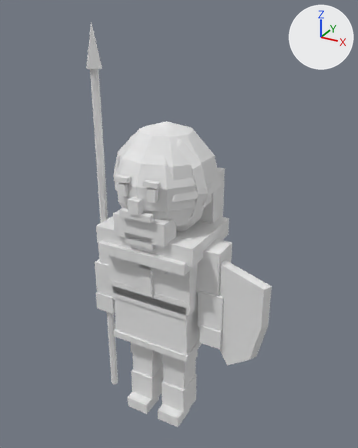
Two versions of the Blender file art_source/blender/units/blend/britons/spearman_a1.blend, one commit apart.
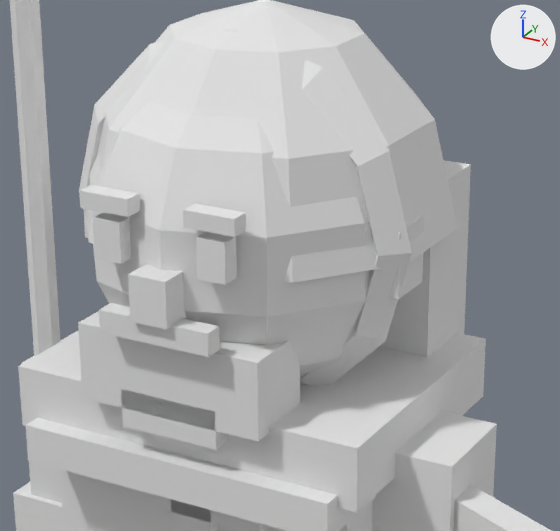
Old and new are each drawn whole from a camera (50 mm lens) standing at (1.27, -2.11, 2.31) and looking at (0.08, 0.05, 1.23) and again close up on the part from 25% to 70% of the width and 27% to 61% of the height. Arrows for +X, +Y and +Z are at upper right; the lights stay in place. The last two pictures show the newer version.

The first close-up shows 'Body'.
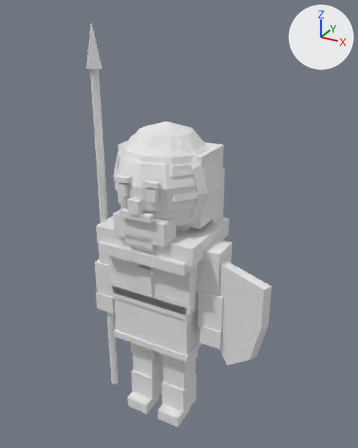
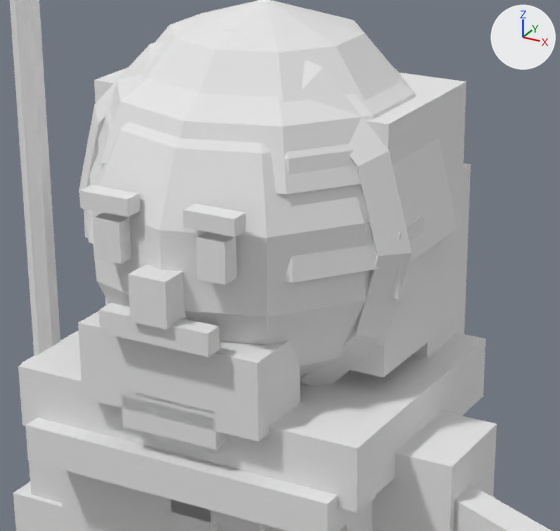
The newer file is also rescaled (x1.02) as a whole; pictures and numbers use the older file's frame.

Boxes [x1, y1, x2, y2] around the edits, measured in the close-ups (560 x 531 px):
part 1 of me_body, added: after [94, 67, 466, 377]
part 2 of me_body, added: after [98, 68, 416, 194]

The edits, one by one:
me_body is used by ob_body; location (0.0, 0.0, 0.0).
me_body had 468 vertices, 393 faces and spanned x -0.41..0.68, y -0.27..0.34, z 0.0..2.25.
me_body now has 507 vertices, 430 faces and spans x -0.41..0.68, y -0.27..0.34, z 0.0..2.25.
me_body part 1: a new loose piece, a box spanning x -0.24..0.24, y -0.03..0.23, z 1.27..1.65, in mat_pe_unitpalette (its picture is missing).
me_body part 2: the loose piece of 31 vertices spanning x -0.28..0.28, y -0.22..0.34, z 1.45..1.78 is copied, and the copy is scaled about its middle by (0.897, 0.893, 0.515), then moved by (0.0, -0.01, 0.04); it spans x -0.25..0.25, y -0.2..0.3, z 1.57..1.74.
Other edits to the shape of me_body do not show in these pictures.
